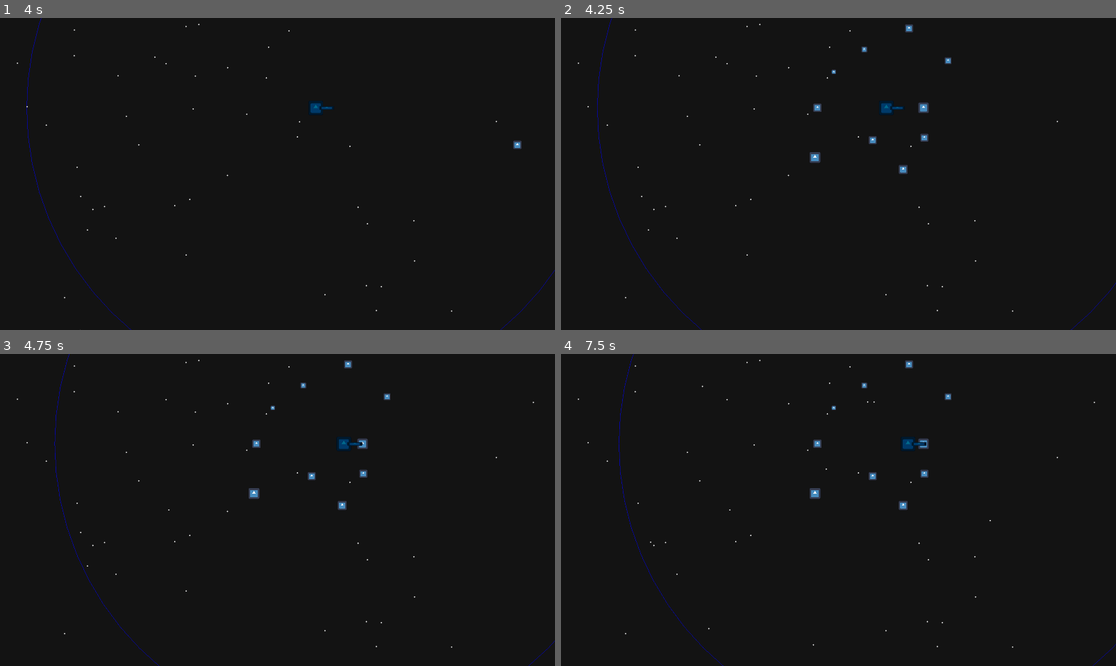
Above: before the commit, frames 1-4 (two rows, left to right).
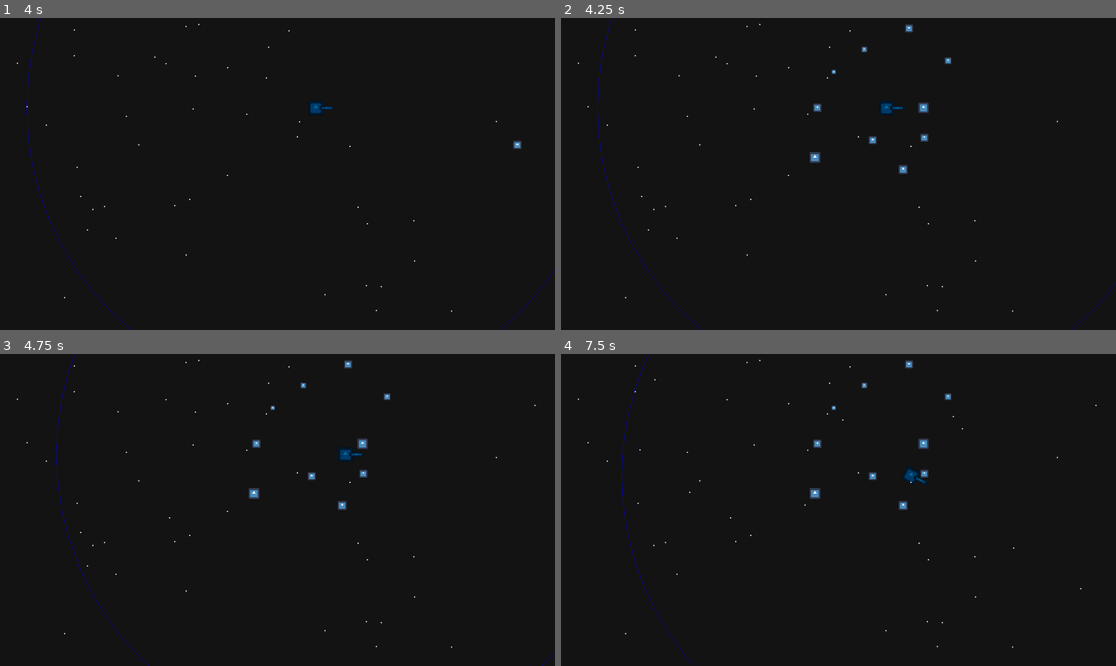
Above: after the commit, the same moments.

Repository: RagnarRally/Spooky_GAMEJAM_2025
Game: Godot game, scene res://scenes/test/EdvinScene.tscn
The game is run twice, just before and just after one commit, with the same random seed, the same clock (stepped at 60 frames per second) and the same inputs. This scene is started directly instead of the project's main scene. The engine's default icon, where the game draws it, is replaced by a stand-in: a white triangle on a blue panel in a dark square.
Inputs:
- Up to frame 1 (4 s): hold Right (rotate_right) 0.53-1.28 s; hold Space (selector_stop) 0.53-1.28 s; hold Left (rotate_left) 1.28-2.03 s; tap Space (selector_stop) at 1.35, 2.85 s; hold Space (selector_stop) 2.03-2.78 s; hold Right (rotate_right) 2.03-3.53 s; hold Left (rotate_left) from 3.53 s (still down); hold Space (selector_stop) from 3.53 s (still down)
- Up to frame 2 (4.25 s): keep holding Left (rotate_left); keep holding Space (selector_stop); tap - (debug1) at 4.15 s
- Up to frame 3 (4.75 s): keep holding Left (rotate_left); release Space (selector_stop) at 4.28 s; tap Space (selector_stop) at 4.35 s
- Up to frame 4 (7.5 s): tap = (debug2) at 4.9 s; hold Space (selector_stop) 5.03-5.78 s; tap Escape (escape, bound only after the commit) at 5.65 s; release Left (rotate_left) at 5.78 s; hold Right (rotate_right) from 5.78 s (still down); tap Space (selector_stop) at 5.85, 7.35 s; tap R (restart, bound only after the commit) at 6.4 s; hold Space (selector_stop) 6.53-7.28 s

Frame 1 is identical in both runs. In frame 2, 0.1% of the frame differs, in the area x 6-100%, y 0-100%; in frame 3, 0.5%; in frame 4, 0.6%, in the area x 10-100%, y 0-100%.
Error in both runs: Invalid assignment of property or key 'zoom' with value of type 'Vector2' on a base object of type 'Nil'. (res://scenes/test/edvin_scene.gd:23)

Commit message:
added main menu and game scene with transition

Diff:
--- a/entities/planet/planet.tscn
+++ b/entities/planet/planet.tscn
@@ -1,8 +1,8 @@
-[gd_scene load_steps=6 format=3 uid="uid://ckrpxipsrp27m"]
+[gd_scene load_steps=7 format=3 uid="uid://ckrpxipsrp27m"]
 
 [ext_resource type="Script" uid="uid://d3kn02m7watx" path="res://entities/planet/planet.gd" id="1_fhyl1"]
 [ext_resource type="Texture2D" uid="uid://bfqhhw1rjjv0e" path="res://icon.svg" id="2_0pdj7"]
-[ext_resource type="Script" uid="uid://cq300ud1f7bro" path="res://scenes/test/planet_properties_res.gd" id="2_7hoq1"]
+[ext_resource type="Script" uid="uid://cq300ud1f7bro" path="res://entities/planet/planet_properties_res.gd" id="2_7hoq1"]
 
 [sub_resource type="Resource" id="Resource_laq2e"]
 script = ExtResource("2_7hoq1")
@@ -11,6 +11,9 @@
 
 [sub_resource type="CircleShape2D" id="CircleShape2D_0pdj7"]
 resource_local_to_scene = true
+
+[sub_resource type="CircleShape2D" id="CircleShape2D_itihs"]
+radius = 256.0
 
 [node name="Planet" type="Node2D" node_paths=PackedStringArray("_graphics_root", "collision_shape")]
 script = ExtResource("1_fhyl1")
@@ -32,3 +35,9 @@
 [node name="Area2D" type="Area2D" parent="."]
 gravity_space_override = 1
 gravity_point = true
+gravity_point_center = Vector2(0, 0)
+gravity_direction = Vector2(0, 0)
+
+[node name="CollisionShape2D" type="CollisionShape2D" parent="Area2D"]
+shape = SubResource("CircleShape2D_itihs")
+debug_color = Color(0.043137256, 0.62352943, 0.5294118, 0.16862746)
--- a/project.godot
+++ b/project.godot
@@ -15,11 +15,19 @@
 config/features=PackedStringArray("4.5", "Forward Plus")
 config/icon="res://icon.svg"
 
+[autoload]
+
+SceneSwitcher="*res://systems/scene/scene_switcher.tscn"
+AudioManager="*res://systems/audio/audio_manager.tscn"
+
 [display]
 
 window/size/viewport_width=1920
 window/size/viewport_height=1080
-window/size/mode=3
+
+[gui]
+
+theme/custom="uid://p2ip4m2gafy3"
 
 [input]
 
@@ -50,6 +58,16 @@
 "events": [Object(InputEventKey,"resource_local_to_scene":false,"resource_name":"","device":-1,"window_id":0,"alt_press …(191 unchanged characters)…
 ]
 }
+escape={
+"deadzone": 0.2,
+"events": [Object(InputEventKey,"resource_local_to_scene":false,"resource_name":"","device":-1,"window_id":0,"alt_pressed":false,"shift_pressed":false,"ctrl_pressed":false,"meta_pressed":false,"pressed":false,"keycode":0,"physical_keycode":4194305,"key_label":0,"unicode":0,"location":0,"echo":false,"script":null)
+]
+}
+restart={
+"deadzone": 0.2,
+"events": [Object(InputEventKey,"resource_local_to_scene":false,"resource_name":"","device":-1,"window_id":0,"alt_pressed":false,"shift_pressed":false,"ctrl_pressed":false,"meta_pressed":false,"pressed":false,"keycode":0,"physical_keycode":82,"key_label":0,"unicode":114,"location":0,"echo":false,"script":null)
+]
+}
 
 [physics]
 
--- /dev/null
+++ b/resources/game_theme.tres
@@ -0,0 +1,6 @@
+[gd_resource type="Theme" format=3 uid="uid://p2ip4m2gafy3"]
+
+[resource]
+default_font_size = 48
+GameMenuTitle/base_type = &"Label"
+GameMenuTitle/font_sizes/font_size = 96
--- /dev/null
+++ b/scenes/game.gd
@@ -0,0 +1,28 @@
+extends Node2D
+
+@export var camera: Camera2D
+
+var zoomed: bool = true
+
+# Called when the node enters the scene tree for the first time.
+func _ready() -> void:
+	pass # Replace with function body.
+
+
+# Called every frame. 'delta' is the elapsed time since the previous frame.
+func _process(delta: float) -> void:
+	pass
+
+
+
+func _input(event: InputEvent) -> void:
+
+	if event.is_action_pressed("debug1"):
+		pass
+	if event.is_action_pressed("debug2"):
+		camera.zoom = Vector2.ONE if zoomed else Vector2.ONE*0.2
+		zoomed = not zoomed
+	if event.is_action_released("escape"):
+		SceneSwitcher.change_scene_to("main_menu")
+	if event.is_action_released("restart"):
+		get_tree().reload_current_scene()
--- a/scenes/game.tscn
+++ b/scenes/game.tscn
@@ -1,5 +1,6 @@
-[gd_scene load_steps=6 format=3 uid="uid://c1gpmg3iulicg"]
+[gd_scene load_steps=7 format=3 uid="uid://c1gpmg3iulicg"]
 
+[ext_resource type="Script" uid="uid://dgwa6pxgwf8w5" path="res://scenes/game.gd" id="1_iywne"]
 [ext_resource type="PackedScene" uid="uid://dkvu8ncimgpxm" path="res://entities/player_spaceship/player_spaceship.tscn" id="1_uwrxv"]
 [ext_resource type="Texture2D" uid="uid://cbmtggq0spdp4" path="res://assets/art/Star_small.png" id="2_lbhrr"]
 [ext_resource type="PackedScene" uid="uid://6wo182se5ki" path="res://systems/planet_spawner/planet_spawner_controller.tscn" id="2_lnu2h"]
@@ -11,10 +12,14 @@
 emission_box_extents = Vector3(1000, 1000, 1)
 gravity = Vector3(0, 0, 0)
 
-[node name="Game" type="Node2D"]
+[node name="Game" type="Node2D" node_paths=PackedStringArray("camera")]
+script = ExtResource("1_iywne")
+camera = NodePath("PlayerSpaceship/Camera2D")
 
 [node name="PlayerSpaceship" parent="." instance=ExtResource("1_uwrxv")]
 position = Vector2(548, 329)
+engine_power = 80
+spin_power = 1000
 
 [node name="Camera2D" type="Camera2D" parent="PlayerSpaceship"]
 
--- /dev/null
+++ b/scenes/main_menu.gd
@@ -0,0 +1,12 @@
+extends Node2D
+
+@export var play_button: Button
+
+# Called when the node enters the scene tree for the first time.
+func _ready() -> void:
+	pass # Replace with function body.
+
+	play_button.button_up.connect(_on_play_game)
+
+func _on_play_game():
+	SceneSwitcher.change_scene_to("game")
--- /dev/null
+++ b/scenes/main_menu.tscn
@@ -0,0 +1,28 @@
+[gd_scene load_steps=2 format=3 uid="uid://ckvdv57iaonab"]
+
+[ext_resource type="Script" uid="uid://dm3k3wss6tfof" path="res://scenes/main_menu.gd" id="1_l6cm7"]
+
+[node name="MainMenu" type="Node2D" node_paths=PackedStringArray("play_button")]
+script = ExtResource("1_l6cm7")
+play_button = NodePath("CanvasLayer/CenterContainer/VBoxContainer/PlayButton")
+
+[node name="CanvasLayer" type="CanvasLayer" parent="."]
+
+[node name="CenterContainer" type="CenterContainer" parent="CanvasLayer"]
+anchors_preset = 15
+anchor_right = 1.0
+anchor_bottom = 1.0
+grow_horizontal = 2
+grow_vertical = 2
+
+[node name="VBoxContainer" type="VBoxContainer" parent="CanvasLayer/CenterContainer"]
+layout_mode = 2
+
+[node name="Label" type="Label" parent="CanvasLayer/CenterContainer/VBoxContainer"]
+layout_mode = 2
+theme_type_variation = &"GameMenuTitle"
+text = "Cosmic horror"
+
+[node name="PlayButton" type="Button" parent="CanvasLayer/CenterContainer/VBoxContainer"]
+layout_mode = 2
+text = "PLAY"
--- /dev/null
+++ b/systems/audio/audio_manager.gd
@@ -0,0 +1,54 @@
+extends Node2D
+
+@export var music_tracks: Array[NamedAudioTrack] = []
+@export var music_audio_player: AudioStreamPlayer
+@export var sound_effect_template_scene: PositionalAudioSoundEffect
+@export var sound_effect_scene: PackedScene
+
+var _music_dict: Dictionary = {}
+
+var _music_tween: Tween = null
+
+##
+func play_sound_effect(audio: ConfigurableAudioStreamResource, destroy_on_complete: bool = true):
+	var new_node := sound_effect_scene.instantiate()
+	add_child(new_node)
+	new_node.setup(audio, destroy_on_complete)
+
+func change_music(track_name: String, fade_out_time: float = 0.5, fade_in_time: float = 0.5):
+
+	if _music_tween:
+		_music_tween.kill()
+
+	var named_track = _music_dict[track_name] as NamedAudioTrack
+
+	# TODO: Why is there issue using linear_to_db(...)?
+	# Fade out if music is playing
+	if music_audio_player.playing:
+		_music_tween = create_tween().set_trans(Tween.TRANS_LINEAR)
+		_music_tween.tween_method(_set_music_volume_linear, 1.0, 0.0, fade_out_time)
+		# _music_tween.tween_property(music_audio_player, "volume_db", -80, fade_out_time)
+		await _music_tween.finished
+
+	# Switch to the new audio
+	music_audio_player.stream = named_track.track
+	music_audio_player.volume_db = -80
+
+	# Fade in new track
+	music_audio_player.play()
+	_music_tween = create_tween().set_trans(Tween.TRANS_LINEAR)
+	_music_tween.tween_method(_set_music_volume_linear, 0.0, 1.0, fade_in_time)
+	# _music_tween.tween_property(music_audio_player, "volume_db", 0, fade_in_time)
+	await _music_tween.finished
+
+
+func _set_music_volume_linear(new_volume: float):
+	music_audio_player.volume_db = linear_to_db(new_volume)
+
+#region Private
+func _ready() -> void:
+
+	for named_track in music_tracks:
+		_music_dict[named_track.identifier] = named_track
+
+#endregion
--- /dev/null
+++ b/systems/audio/audio_manager.tscn
@@ -0,0 +1,14 @@
+[gd_scene load_steps=3 format=3 uid="uid://dam42x4ui1u3d"]
+
+[ext_resource type="Script" uid="uid://gyyreh8xtbwc" path="res://systems/audio/audio_manager.gd" id="1_v5tvu"]
+[ext_resource type="PackedScene" uid="uid://curhbo71k36rx" path="res://systems/audio/positional_audio_sound_effect.tscn" id="2_sfum2"]
+
+[node name="AudioManager" type="Node2D" node_paths=PackedStringArray("music_audio_player", "sound_effect_template_scene")]
+script = ExtResource("1_v5tvu")
+music_audio_player = NodePath("MusicAudioStreamPlayer")
+sound_effect_template_scene = NodePath("PositionalAudioSoundEffect")
+sound_effect_scene = ExtResource("2_sfum2")
+
+[node name="PositionalAudioSoundEffect" parent="." instance=ExtResource("2_sfum2")]
+
+[node name="MusicAudioStreamPlayer" type="AudioStreamPlayer" parent="."]
--- /dev/null
+++ b/systems/audio/configurable_audio_stream_resource.gd
@@ -0,0 +1,12 @@
+extends Resource
+class_name ConfigurableAudioStreamResource
+
+#region Exports
+@export var stream: AudioStream
+@export_range(0.0, 1.0) var volume: float = 1
+@export var pitch_range: Vector2 = Vector2.ONE
+
+## The audio bus that the sound will play on. Must match a bus defined in the audio bus layout.
+## Leave empty to not set the audio bus.
+@export var audio_bus: StringName = ""
+#endregion
--- /dev/null
+++ b/systems/audio/named_audio_track.gd
@@ -0,0 +1,6 @@
+extends Resource
+class_name NamedAudioTrack
+
+@export var identifier: String = ""
+@export var description: String = ""
+@export var track: AudioStream = null
--- /dev/null
+++ b/systems/audio/new_resource.tres
@@ -0,0 +1,8 @@
+[gd_resource type="Resource" script_class="ConfigurableAudioStreamResource" load_steps=2 format=3 uid="uid://ci0oyvqmoswvm"]
+
+[ext_resource type="Script" path="res://components/audio/configurable_audio_stream_resource.gd" id="1_bjcn8"]
+
+[resource]
+script = ExtResource("1_bjcn8")
+volume = 1.0
+pitch_range = Vector2(1, 1)
--- /dev/null
+++ b/systems/audio/positional_audio_sound_effect.gd
@@ -0,0 +1,21 @@
+extends AudioStreamPlayer2D
+class_name PositionalAudioSoundEffect
+
+var _destroy_on_complete: bool = true
+
+func setup(audio: ConfigurableAudioStreamResource, destroy_on_complete: bool = true):
+
+	stream = audio.stream
+	pitch_scale = randf_range(audio.pitch_range.x, audio.pitch_range.y)
+	volume_db = linear_to_db(audio.volume)
+
+	if not audio.audio_bus.is_empty():
+		bus = audio.audio_bus
+
+	_destroy_on_complete = destroy_on_complete
+
+	play()
+
+func _on_finished() -> void:
+	if _destroy_on_complete:
+		queue_free()
--- /dev/null
+++ b/systems/audio/positional_audio_sound_effect.tscn
@@ -0,0 +1,8 @@
+[gd_scene load_steps=2 format=3 uid="uid://curhbo71k36rx"]
+
+[ext_resource type="Script" uid="uid://y6hkg0sqkijl" path="res://systems/audio/positional_audio_sound_effect.gd" id="1_bxydc"]
+
+[node name="PositionalAudioSoundEffect" type="AudioStreamPlayer2D"]
+script = ExtResource("1_bxydc")
+
+[connection signal="finished" from="." to="." method="_on_finished"]
--- /dev/null
+++ b/systems/scene/scene_switcher.gd
@@ -0,0 +1,31 @@
+extends Node2D
+
+enum SceneName { MAIN_MENU, GAME, UNSET }
+
+@export var defined_scenes: Array[SceneSwitcherEntryRes] = []
+
+@export var animation_player: AnimationPlayer
+@export var color_rect: ColorRect
+
+var _current_scene_name: String = ""
+var _defined_scenes_map: Dictionary[String, SceneSwitcherEntryRes] = {}
+
+# Called when the node enters the scene tree for the first time.
+func _ready() -> void:
+	color_rect.hide()
+	for entry in defined_scenes:
+		_defined_scenes_map[entry.scene_name] = entry
+
+
+func change_scene_to(scene_name: String):
+	printraw("Changing scene to " + str(scene_name) + " ...")
+	var _scene_entry = _defined_scenes_map[scene_name]
+	animation_player.play("fade_in")
+	color_rect.show()
+	await animation_player.animation_finished
+	get_tree().change_scene_to_packed(_scene_entry.scene_packed)
+	animation_player.play("fade_out")
+	await animation_player.animation_finished
+	color_rect.hide()
+	_current_scene_name = scene_name
+	print(" finished loading new scene.")
--- /dev/null
+++ b/systems/scene/scene_switcher.tscn
@@ -0,0 +1,96 @@
+[gd_scene load_steps=11 format=3 uid="uid://cxpu23fe46gdm"]
+
+[ext_resource type="Script" uid="uid://ghhhsugxmp0n" path="res://systems/scene/scene_switcher.gd" id="1_u0oyj"]
+[ext_resource type="Script" uid="uid://dgfglrs2blcgp" path="res://systems/scene/scene_switcher_entry_res.gd" id="2_6pfsd"]
+[ext_resource type="PackedScene" uid="uid://ckvdv57iaonab" path="res://scenes/main_menu.tscn" id="2_tykqi"]
+[ext_resource type="PackedScene" uid="uid://c1gpmg3iulicg" path="res://scenes/game.tscn" id="3_6pfsd"]
+
+[sub_resource type="Resource" id="Resource_mc727"]
+script = ExtResource("2_6pfsd")
+scene_name = "main_menu"
+scene_packed = ExtResource("2_tykqi")
+metadata/_custom_type_script = "uid://dgfglrs2blcgp"
+
+[sub_resource type="Resource" id="Resource_8n68l"]
+script = ExtResource("2_6pfsd")
+scene_name = "game"
+scene_packed = ExtResource("3_6pfsd")
+metadata/_custom_type_script = "uid://dgfglrs2blcgp"
+
+[sub_resource type="Animation" id="Animation_c2sdn"]
+length = 0.001
+tracks/0/type = "value"
+tracks/0/imported = false
+tracks/0/enabled = true
+tracks/0/path = NodePath("CanvasLayer/ColorRect:color")
+tracks/0/interp = 1
+tracks/0/loop_wrap = true
+tracks/0/keys = {
+"times": PackedFloat32Array(0),
+"transitions": PackedFloat32Array(1),
+"update": 0,
+"values": [Color(0, 0, 0, 1)]
+}
+
+[sub_resource type="Animation" id="Animation_3b1ew"]
+resource_name = "fade_in"
+length = 0.1
+tracks/0/type = "value"
+tracks/0/imported = false
+tracks/0/enabled = true
+tracks/0/path = NodePath("CanvasLayer/ColorRect:color")
+tracks/0/interp = 1
+tracks/0/loop_wrap = true
+tracks/0/keys = {
+"times": PackedFloat32Array(0, 0.1),
+"transitions": PackedFloat32Array(1, 1),
+"update": 0,
+"values": [Color(0, 0, 0, 0), Color(0, 0, 0, 1)]
+}
+
+[sub_resource type="Animation" id="Animation_vil7p"]
+resource_name = "fade_out"
+length = 0.1
+step = 0.05
+tracks/0/type = "value"
+tracks/0/imported = false
+tracks/0/enabled = true
+tracks/0/path = NodePath("CanvasLayer/ColorRect:color")
+tracks/0/interp = 1
+tracks/0/loop_wrap = true
+tracks/0/keys = {
+"times": PackedFloat32Array(0, 0.1),
+"transitions": PackedFloat32Array(1, 1),
+"update": 0,
+"values": [Color(0, 0, 0, 1), Color(0, 0, 0, 0)]
+}
+
+[sub_resource type="AnimationLibrary" id="AnimationLibrary_ruywk"]
+_data = {
+&"RESET": SubResource("Animation_c2sdn"),
+&"fade_in": SubResource("Animation_3b1ew"),
+&"fade_out": SubResource("Animation_vil7p")
+}
+
+[node name="SceneSwitcher" type="Node2D" node_paths=PackedStringArray("animation_player", "color_rect")]
+script = ExtResource("1_u0oyj")
+defined_scenes = Array[ExtResource("2_6pfsd")]([SubResource("Resource_mc727"), SubResource("Resource_8n68l")])
+animation_player = NodePath("AnimationPlayer")
+color_rect = NodePath("CanvasLayer/ColorRect")
+
+[node name="CanvasLayer" type="CanvasLayer" parent="."]
+layer = 10
+
+[node name="ColorRect" type="ColorRect" parent="CanvasLayer"]
+visible = false
+anchors_preset = 15
+anchor_right = 1.0
+anchor_bottom = 1.0
+grow_horizontal = 2
+grow_vertical = 2
+color = Color(0, 0, 0, 1)
+
+[node name="AnimationPlayer" type="AnimationPlayer" parent="."]
+libraries = {
+&"": SubResource("AnimationLibrary_ruywk")
+}
--- /dev/null
+++ b/systems/scene/scene_switcher_entry_res.gd
@@ -0,0 +1,5 @@
+class_name SceneSwitcherEntryRes
+extends Resource
+
+@export var scene_name: String
+@export var scene_packed: PackedScene
Renamed: scenes/test/planet_properties_res.gd -> entities/planet/planet_properties_res.gd
Renamed: scenes/test/planet_properties_res.gd.uid -> entities/planet/planet_properties_res.gd.uid
Not shown, added: scenes/game.gd.uid
Not shown, added: scenes/main_menu.gd.uid
Not shown, added: systems/audio/audio_manager.gd.uid
Not shown, added: systems/audio/configurable_audio_stream_resource.gd.uid
Not shown, added: systems/audio/named_audio_track.gd.uid
Not shown, added: systems/audio/positional_audio_sound_effect.gd.uid
Not shown, added: systems/scene/scene_switcher.gd.uid
Not shown, added: systems/scene/scene_switcher_entry_res.gd.uid
